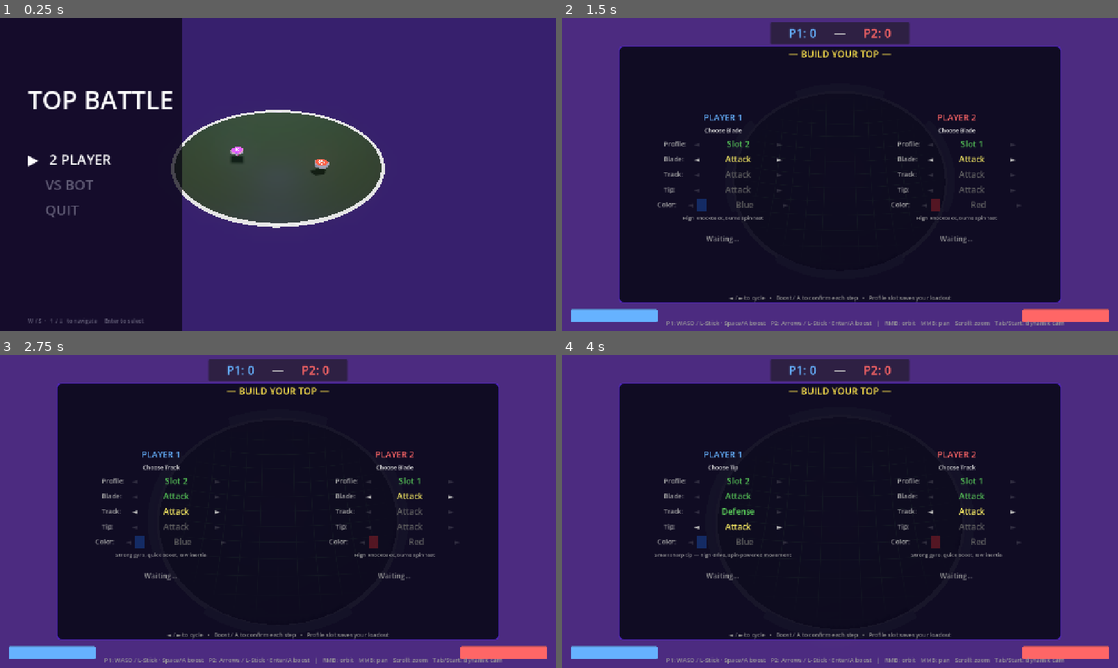
Above: before the commit, frames 1-4 (two rows, left to right).
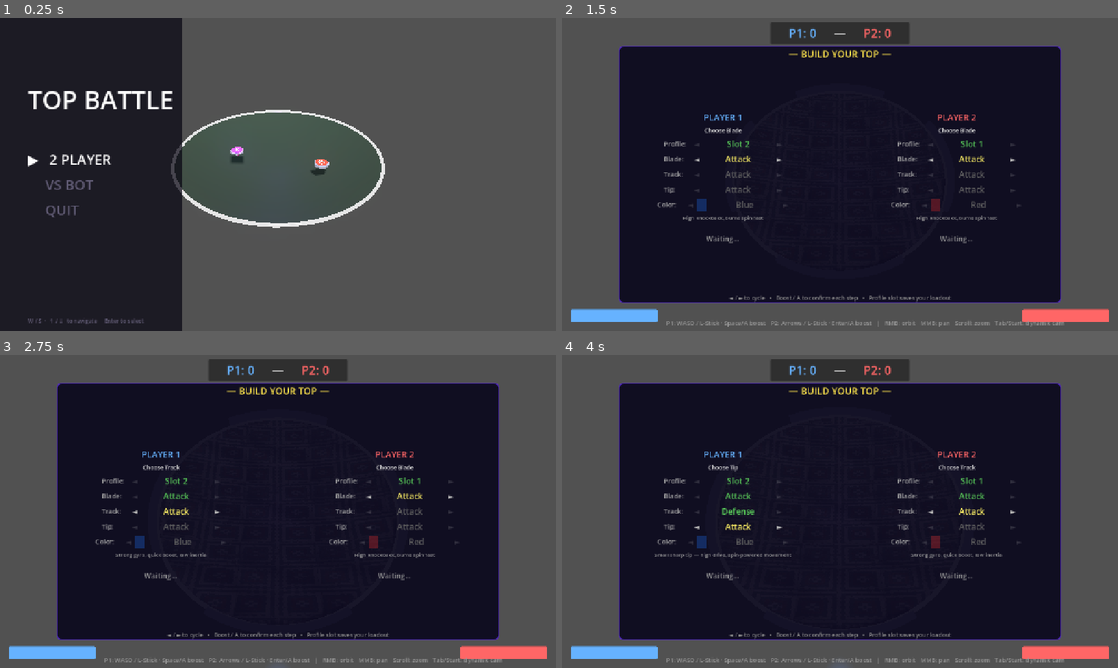
Above: after the commit, the same moments.

Repository: loubertavious/TopBattle
Game: Godot game, scene res://scenes/menu.tscn
The game is run twice, just before and just after one commit, with the same random seed, the same clock (stepped at 60 frames per second) and the same inputs.
Inputs (mouse positions are in pixels of both pictures, inside the frame that each line leads up to):
- Up to frame 1 (0.25 s): no input
- Up to frame 2 (1.5 s): click "▶ 2 PLAYER" at 0.5 s; tap Enter (p2_boost) at 1.25 s; move the mouse to (962, 158) at 1.27 s; hold D (p1_right) from 1.28 s (still down); tap Space (p1_boost) at 1.35 s; click (962, 158) at 1.42 s
- Up to frame 3 (2.75 s): release D (p1_right) at 2 s; tap Space (p1_boost) at 2 s; drag from (166, 527) to (250, 574) at 2.02 s
- Up to frame 4 (4 s): tap Enter (p2_boost) at 2.75 s; move the mouse to (895, 442) at 2.77 s; hold D (p1_right) 2.78-3.5 s; tap Down (p2_down) at 2.85 s; tap Space (p1_boost) at 3.5 s; drag from (812, 574) to (673, 464) at 3.52 s

The runs differ from the first frame. In frame 1, 56% of the frame differs, in the area x 32-100%, y 0-100%; in frame 2, 31%; in frame 3, 31%; in frame 4, 31%.

Commit message:
textures now exist
they look terrible but they work for now

Diff:
--- a/project.godot
+++ b/project.godot
@@ -29,6 +29,10 @@
 window/size/viewport_width=1280
 window/size/viewport_height=720
 window/stretch/mode="canvas_items"
+
+[filesystem]
+
+import/blender/enabled=false
 
 [input]
 
--- a/scripts/game_manager.gd
+++ b/scripts/game_manager.gd
@@ -185,6 +185,52 @@
 
 # ── Setup helpers ──────────────────────────────────────────────────────────────
 
+# Returns a randomly chosen sky texture from res://assets/, or null if none found.
+# Supports .exr and .hdr — just drop files in the folder, no code changes needed.
+# Returns a randomly chosen floor texture from res://assets/floors/, or null.
+# Supports .png .jpg .jpeg .webp — drop files in the folder, no code changes needed.
+func _pick_random_floor() -> Texture2D:
+	var dir := DirAccess.open("res://assets/floors/")
+	if not dir:
+		return null
+	var files: Array[String] = []
+	dir.list_dir_begin()
+	var f := dir.get_next()
+	while f != "":
+		if not dir.current_is_dir():
+			var low := f.to_lower()
+			if low.ends_with(".png") or low.ends_with(".jpg") \
+					or low.ends_with(".jpeg") or low.ends_with(".webp") \
+					or low.ends_with(".exr"):
+				files.append("res://assets/floors/" + f)
+		f = dir.get_next()
+	dir.list_dir_end()
+	if files.is_empty():
+		return null
+	files.shuffle()
+	return load(files[0]) as Texture2D
+
+
+func _pick_random_sky() -> Texture2D:
+	var dir := DirAccess.open("res://assets/")
+	if not dir:
+		return null
+	var files: Array[String] = []
+	dir.list_dir_begin()
+	var f := dir.get_next()
+	while f != "":
+		if not dir.current_is_dir():
+			var low := f.to_lower()
+			if low.ends_with(".exr") or low.ends_with(".hdr"):
+				files.append("res://assets/" + f)
+		f = dir.get_next()
+	dir.list_dir_end()
+	if files.is_empty():
+		return null
+	files.shuffle()
+	return load(files[0]) as Texture2D
+
+
 func _setup_environment() -> void:
 	var sun := DirectionalLight3D.new()
 	sun.rotation_degrees = Vector3(-50.0, 30.0, 0.0)
@@ -199,15 +245,29 @@
 	add_child(fill)
 
 	var env_node := WorldEnvironment.new()
-	var env := Environment.new()
-	env.background_mode = Environment.BG_COLOR
-	env.background_color = Color(0.07, 0.04, 0.12)
-	env.ambient_light_source = Environment.AMBIENT_SOURCE_COLOR
-	env.ambient_light_color = Color(0.25, 0.18, 0.38)
-	env.ambient_light_energy = 0.6
-	env.glow_enabled = true
+	var env      := Environment.new()
+
+	var sky_tex := _pick_random_sky()
+	if sky_tex:
+		var sky_mat          := PanoramaSkyMaterial.new()
+		sky_mat.panorama     = sky_tex
+		var sky              := Sky.new()
+		sky.sky_material     = sky_mat
+		env.background_mode  = Environment.BG_SKY
+		env.sky              = sky
+		env.ambient_light_source = Environment.AMBIENT_SOURCE_SKY
+		env.ambient_light_energy = 0.5
+	else:
+		# Fallback if texture hasn't been imported yet
+		env.background_mode       = Environment.BG_COLOR
+		env.background_color      = Color(0.07, 0.04, 0.12)
+		env.ambient_light_source  = Environment.AMBIENT_SOURCE_COLOR
+		env.ambient_light_color   = Color(0.25, 0.18, 0.38)
+		env.ambient_light_energy  = 0.6
+
+	env.glow_enabled   = true
 	env.glow_intensity = 0.6
-	env.glow_bloom = 0.15
+	env.glow_bloom     = 0.15
 	env_node.environment = env
 	add_child(env_node)
 
@@ -233,14 +293,11 @@
 shader_type spatial;
 render_mode blend_mix, depth_draw_opaque, cull_back;
 
-uniform vec4  base_color  : source_color = vec4(0.10, 0.13, 0.08, 1.0);
-uniform vec4  grid_color  : source_color = vec4(0.22, 0.38, 0.18, 1.0);
-uniform vec4  grid_emit   : source_color = vec4(0.18, 0.36, 0.14, 1.0);
-uniform float grid_size   : hint_range(0.25, 4.0, 0.25) = 1.0;
-uniform float line_width  : hint_range(0.01, 0.15, 0.005) = 0.035;
-uniform float emit_str    : hint_range(0.0, 6.0, 0.1)  = 2.2;
-uniform float pulse_speed : hint_range(0.0, 2.0, 0.05) = 0.4;
-uniform float arena_radius: hint_range(1.0, 20.0) = 6.5;
+uniform vec4      base_color    : source_color = vec4(0.10, 0.13, 0.08, 1.0);
+uniform sampler2D floor_texture : source_color, hint_default_white;
+uniform bool      has_texture   = false;
+uniform float     texture_scale : hint_range(0.1, 8.0, 0.1) = 2.0;
+uniform float     texture_blend : hint_range(0.0, 1.0, 0.05) = 0.6;
 
 varying vec3 world_pos;
 
@@ -249,23 +306,12 @@
 }
 
 void fragment() {
-	// Grid lines from world XZ — stays straight on the curved surface.
-	vec2  uv   = world_pos.xz / grid_size;
-	vec2  f    = fract(uv);
-	float line = 1.0 - smoothstep(0.0, line_width, min(min(f.x, 1.0 - f.x),
-	                                                     min(f.y, 1.0 - f.y)));
-
-	// Subtle outward travel pulse so the grid feels alive.
-	float dist   = length(world_pos.xz);
-	float wave   = 0.5 + 0.5 * sin((dist * 1.2 - TIME * pulse_speed) * TAU);
-	float pulse  = mix(0.75, 1.0, wave * 0.4);
-
-	// Fade grid toward the rim so edges don't look clipped.
-	float rim_fade = 1.0 - smoothstep(0.65, 1.0, dist / arena_radius);
-	line *= rim_fade;
-
-	ALBEDO    = mix(base_color.rgb, grid_color.rgb, line);
-	EMISSION  = grid_emit.rgb * line * emit_str * pulse;
+	vec3 col = base_color.rgb;
+	if (has_texture) {
+		vec3 tex_col = texture(floor_texture, world_pos.xz / texture_scale * 0.5 + 0.5).rgb;
+		col = mix(col, tex_col, texture_blend);
+	}
+	ALBEDO    = col;
 	ROUGHNESS = 0.82;
 	METALLIC  = 0.12;
 }
@@ -273,6 +319,12 @@
 	var bowl_mat := ShaderMaterial.new()
 	bowl_mat.shader = bowl_shader
 	bowl_mat.set_shader_parameter("arena_radius", ARENA_RADIUS)
+
+	var floor_tex := _pick_random_floor()
+	if floor_tex:
+		bowl_mat.set_shader_parameter("floor_texture", floor_tex)
+		bowl_mat.set_shader_parameter("has_texture", true)
+
 	bowl_mesh.surface_set_material(0, bowl_mat)
 	var bowl_inst := MeshInstance3D.new()
 	bowl_inst.mesh = bowl_mesh
@@ -545,6 +597,9 @@
 	_countdown_timer = 3.0
 	_spawn_tops()
 	_hud.update_scores(_scores[1], _scores[2])
+	_hud.update_player_colors(
+		GameSettings.get_color(_p1_color_idx),
+		GameSettings.get_color(_p2_color_idx))
 	_hud.show_message("Fight in 3…")
 
 
--- a/scripts/hud.gd
+++ b/scripts/hud.gd
@@ -6,6 +6,8 @@
 var _p2_score_label: Label
 var _message_label:  Label
 var _boost_bars: Array[ProgressBar] = []
+var _p1_bar_style:   StyleBoxFlat
+var _p2_bar_style:   StyleBoxFlat
 
 # Shape selection panel
 var _shape_panel: PanelContainer
@@ -84,14 +86,14 @@
 	score_hbox.add_child(_p2_score_label)
 
 	# ── Boost bars — bottom corners ────────────────────────────────────────────
-	var p1_bar := _make_boost_bar(Color(0.4, 0.7, 1.0))
+	var p1_bar := _make_boost_bar(Color(0.4, 0.7, 1.0), _p1_bar_style)
 	p1_bar.set_anchors_and_offsets_preset(Control.PRESET_BOTTOM_LEFT)
 	p1_bar.offset_bottom = -20; p1_bar.offset_left  = 20
 	p1_bar.offset_top    = -50; p1_bar.offset_right = 220
 	root.add_child(p1_bar)
 	_boost_bars.append(p1_bar)
 
-	var p2_bar := _make_boost_bar(Color(1.0, 0.4, 0.4))
+	var p2_bar := _make_boost_bar(Color(1.0, 0.4, 0.4), _p2_bar_style)
 	p2_bar.set_anchors_and_offsets_preset(Control.PRESET_BOTTOM_RIGHT)
 	p2_bar.offset_bottom = -20; p2_bar.offset_right = -20
 	p2_bar.offset_top    = -50; p2_bar.offset_left  = -220
@@ -276,6 +278,14 @@
 func update_scores(p1: int, p2: int) -> void:
 	_p1_score_label.text = "P1: %d" % p1
 	_p2_score_label.text = "P2: %d" % p2
+
+
+# Call when players confirm their colours so the HUD matches the top colours.
+func update_player_colors(p1_color: Color, p2_color: Color) -> void:
+	_p1_score_label.add_theme_color_override("font_color", p1_color)
+	_p2_score_label.add_theme_color_override("font_color", p2_color)
+	if _p1_bar_style: _p1_bar_style.bg_color = p1_color
+	if _p2_bar_style: _p2_bar_style.bg_color = p2_color
 
 
 func show_message(text: String) -> void:
@@ -440,7 +450,7 @@
 	return lbl
 
 
-func _make_boost_bar(color: Color) -> ProgressBar:
+func _make_boost_bar(color: Color, style_out: StyleBoxFlat) -> ProgressBar:
 	var bar := ProgressBar.new()
 	bar.min_value = 0.0
 	bar.max_value = 100.0
@@ -451,6 +461,12 @@
 	style.bg_color = color
 	style.set_corner_radius_all(4)
 	bar.add_theme_stylebox_override("fill", style)
+	# Store reference so update_player_colors() can recolour it later.
+	# GDScript passes objects by reference, so we assign back via the caller's var.
+	if _p1_bar_style == null:
+		_p1_bar_style = style
+	else:
+		_p2_bar_style = style
 	var bg_style := StyleBoxFlat.new()
 	bg_style.bg_color = Color(0.15, 0.15, 0.15, 0.8)
 	bg_style.set_corner_radius_all(4)
--- a/scripts/main_menu.gd
+++ b/scripts/main_menu.gd
@@ -263,6 +263,26 @@
 
 
 # ── Environment ────────────────────────────────────────────────────────────────
+func _pick_random_sky() -> Texture2D:
+	var dir := DirAccess.open("res://assets/")
+	if not dir:
+		return null
+	var files: Array[String] = []
+	dir.list_dir_begin()
+	var f := dir.get_next()
+	while f != "":
+		if not dir.current_is_dir():
+			var low := f.to_lower()
+			if low.ends_with(".exr") or low.ends_with(".hdr"):
+				files.append("res://assets/" + f)
+		f = dir.get_next()
+	dir.list_dir_end()
+	if files.is_empty():
+		return null
+	files.shuffle()
+	return load(files[0]) as Texture2D
+
+
 func _setup_environment() -> void:
 	var sun := DirectionalLight3D.new()
 	sun.rotation_degrees = Vector3(-50.0, 30.0, 0.0)
@@ -278,15 +298,28 @@
 
 	var env_node := WorldEnvironment.new()
 	var env      := Environment.new()
-	env.background_mode        = Environment.BG_COLOR
-	env.background_color       = Color(0.05, 0.03, 0.10)
-	env.ambient_light_source   = Environment.AMBIENT_SOURCE_COLOR
-	env.ambient_light_color    = Color(0.22, 0.16, 0.34)
-	env.ambient_light_energy   = 0.6
-	env.glow_enabled           = true
-	env.glow_intensity         = 0.7
-	env.glow_bloom             = 0.18
-	env_node.environment       = env
+
+	var sky_tex := _pick_random_sky()
+	if sky_tex:
+		var sky_mat          := PanoramaSkyMaterial.new()
+		sky_mat.panorama     = sky_tex
+		var sky              := Sky.new()
+		sky.sky_material     = sky_mat
+		env.background_mode  = Environment.BG_SKY
+		env.sky              = sky
+		env.ambient_light_source = Environment.AMBIENT_SOURCE_SKY
+		env.ambient_light_energy = 0.5
+	else:
+		env.background_mode      = Environment.BG_COLOR
+		env.background_color     = Color(0.05, 0.03, 0.10)
+		env.ambient_light_source = Environment.AMBIENT_SOURCE_COLOR
+		env.ambient_light_color  = Color(0.22, 0.16, 0.34)
+		env.ambient_light_energy = 0.6
+
+	env.glow_enabled     = true
+	env.glow_intensity   = 0.7
+	env.glow_bloom       = 0.18
+	env_node.environment = env
 	add_child(env_node)
 
 
Binary file added: assets/floors/pexels-ksenia-i-75305793-15703818.jpg
Not shown, added: assets/floors/pexels-ksenia-i-75305793-15703818.jpg.import
Not shown, added: assets/portland_landing_pad_4k.exr.import
Not shown, added: assets/sky.exr.import
Not shown, added: assets/sky2.exr.import
Not shown, added: assets/portland_landing_pad_4k.exr
Not shown, added: assets/sky.exr
Not shown, added: assets/sky2.exr
